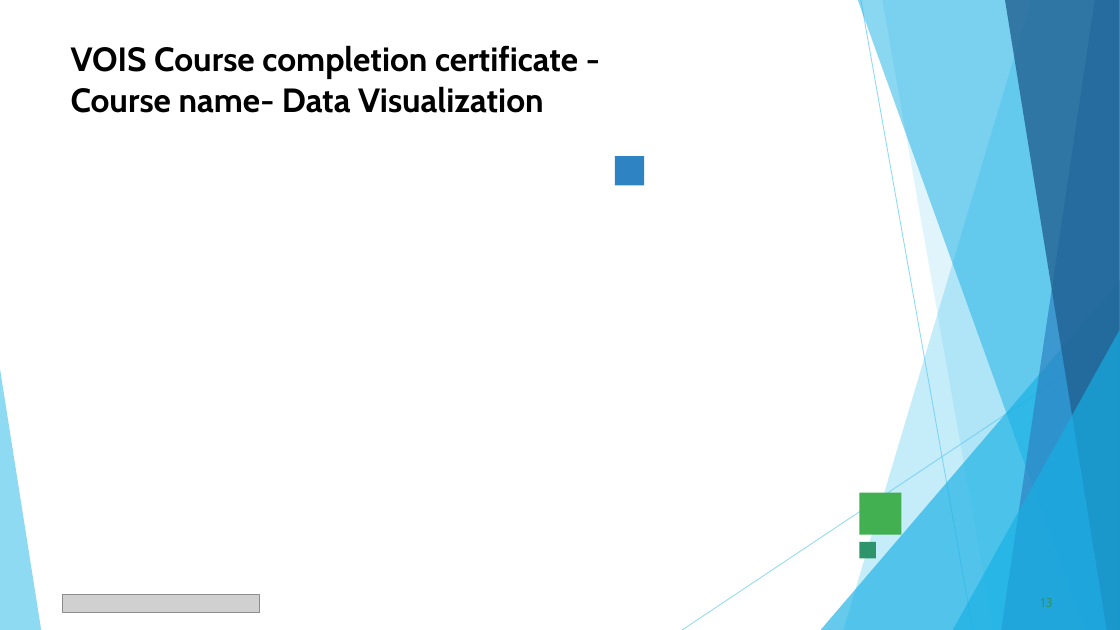
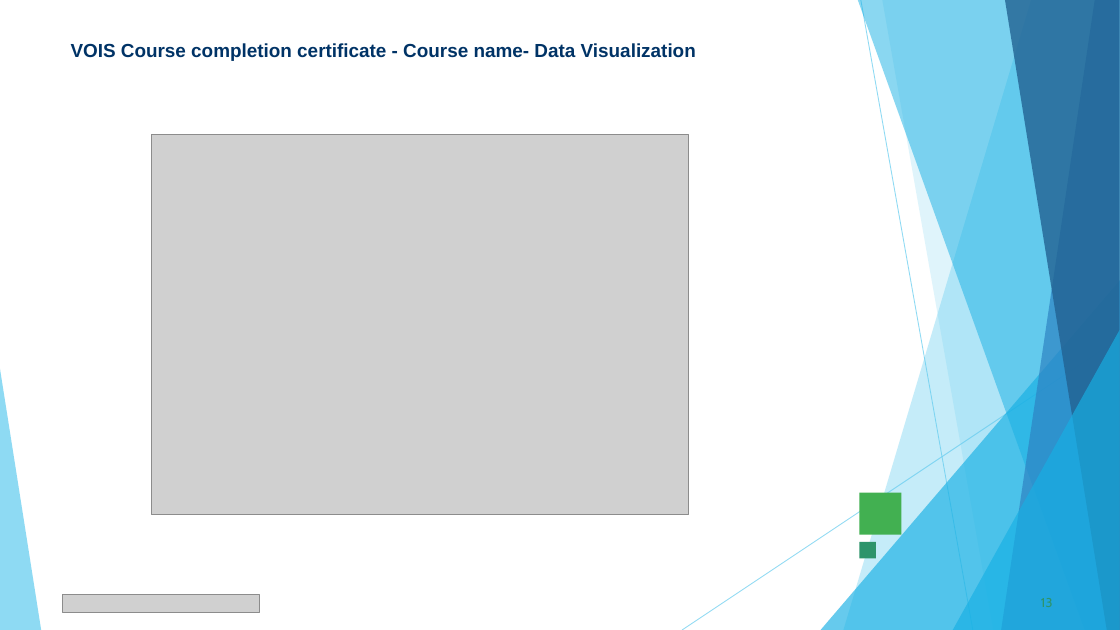
Before and after one commit to Aryan8182/Vois-data-analyticas-project, a slide deck: slide 13 of VOIS_Major_Project_PPT_Submission_Template.pptx. Drawn at 1120x630 pixels with LibreOffice and Linux fonts; fonts in the diff are those of the drawing; grey boxes stand for pictures. Boxes give left, top, right and bottom in pixels: in the first picture for what was removed or moved away, otherwise in the second. Text is boxed around its words. In the diff, an @@ line names an element or a change of style, - is before the commit and + after.

Commit message:
Update VOIS Major Project presentation template with complete project data, results, charts, and certificate

```diff
--- a/VOIS_Major_Project_PPT_Submission_Template.pptx
+++ b/VOIS_Major_Project_PPT_Submission_Template.pptx
@@ title "VOIS Course completion certificate - ..." at bbox=[71, 43, 696, 61]: size 28.8 to 16.2 pt, font Cabin to Arial, text colour #000000 to #003366 @@
@@ picture added at bbox=[151, 134, 689, 515] @@
@@ rectangle removed at bbox=[615, 156, 644, 186] @@
```
Also in this commit, not shown: 8 other slides changed, 4 slides added, 4 slides removed.
